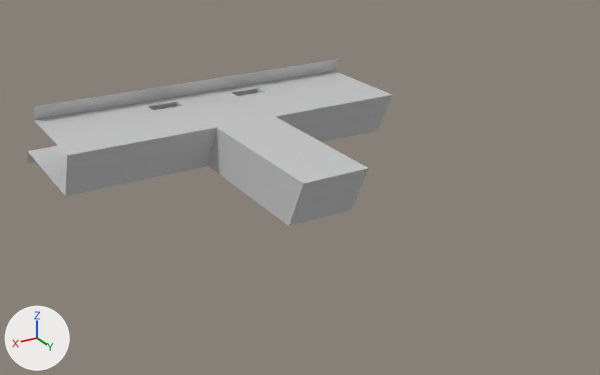
The FBX model Assets/Meshes/stage.fbx: old version first, new version second.
One viewpoint serves both versions: a camera (50 mm lens) standing at (22.0, 51.4, 19.3) and looking at (-1.7, 12.0, -0.4). Lighting does not change. The marker at lower left points along +X, +Y and +Z. Where no turn or scale is listed for an object, it has been applied to the vertices.

Names of what the first picture shows: 'temple'.
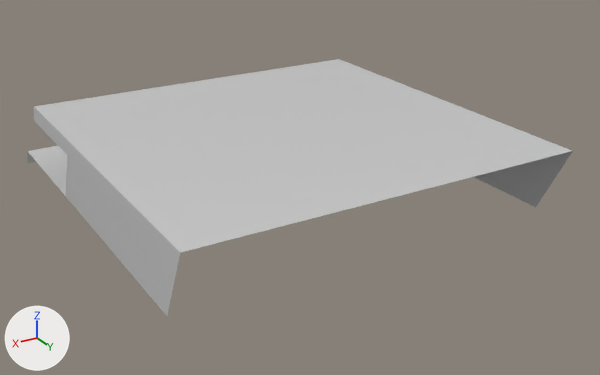
Boxes [x1, y1, x2, y2] around the edits, measured in the pictures (600 x 375 px):
'temple', reshaped (49% wider, 54% taller): before [27, 59, 392, 226]; after [27, 59, 573, 316]
part 1 of me_mesh, built on: before [208, 117, 369, 226]; after [34, 59, 573, 316]

The change, as a diff of the scene's bpy script:
```diff
--- a/Assets/Meshes/stage.fbx.py
+++ b/Assets/Meshes/stage.fbx.py
@@ me_mesh @@
 # used by ob_temple; location = (0.0, 0.0, 0.0)
-me_mesh.from_pydata(...)  # 88 vertices, 94 faces; spans x -11.0..11.0, y -4.0..18.5, z -1.0..4.0
+me_mesh.from_pydata(...)  # 108 vertices, 114 faces; spans x -11.0..11.0, y -4.0..24.0, z -1.0..4.0
+# me_mesh part 1
+# 4 vertices are removed from x -2.0..2.0, y 17.0..18.5, z 0.0..3.0
+# 5 faces are deleted
+# 16 vertices are added at x -11.0..11.0, y 9.0..24.0, z 0.0..4.0
+# 8 new vertices lie (5.0, 0.0, 0.0) away from vertices in x -7.0..2.0, y 10.0..14.5, z 0.0..3.0
+# 25 new faces join them
 me_mesh.materials.append(mat_temple)
```
